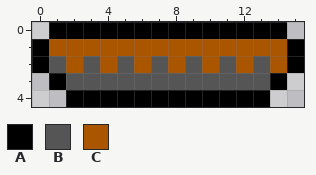
Pixel-art file: resources/sprites/original/maps/map-platform-brown.ase. The first picture shows the starting point.
16x5 pixels, 1 frame. Colours within 5 levels of each other are drawn and written as one.
Palette (. is transparent): A #000000  B #555555  C #aa5500
Pixels before, first column x 0:
0 .AAAAAAAAAAAAAA.
1 ACCCCCCCCCCCCCCA
2 ABCBCBCBCBCBCBCA
3 .ABBBBBBBBBBBBA.
4 ..AAAAAAAAAAAA..
Now the later version:
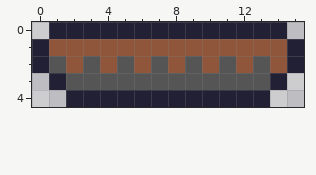
Change:
{"colour":"A","old":"#000000","new":"#222034"}
{"colour":"C","old":"#aa5500","new":"#8f563b"}
